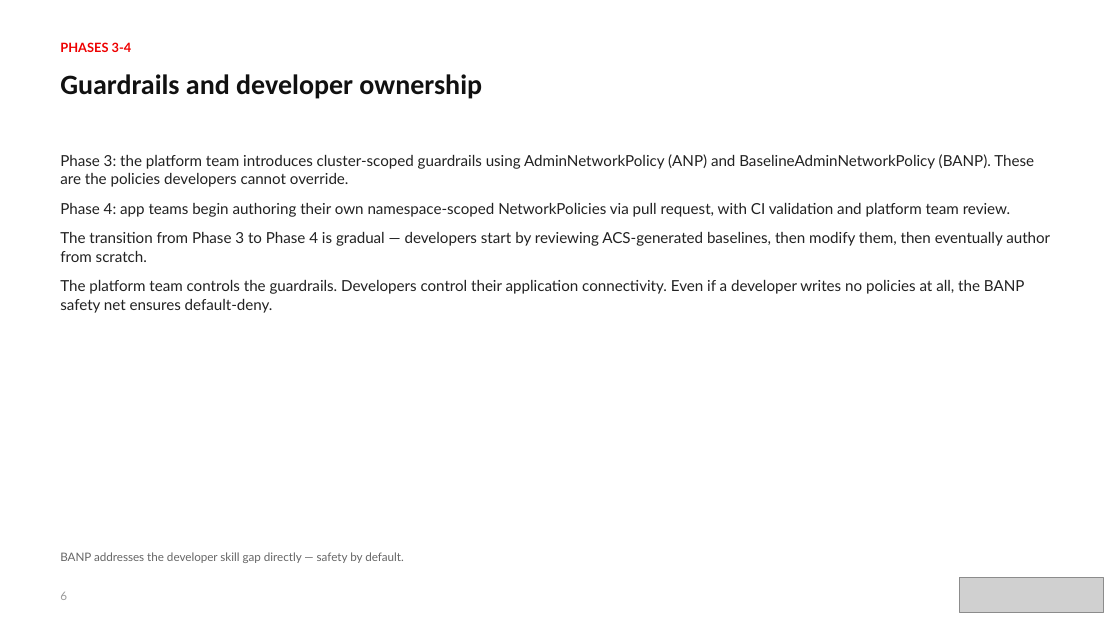
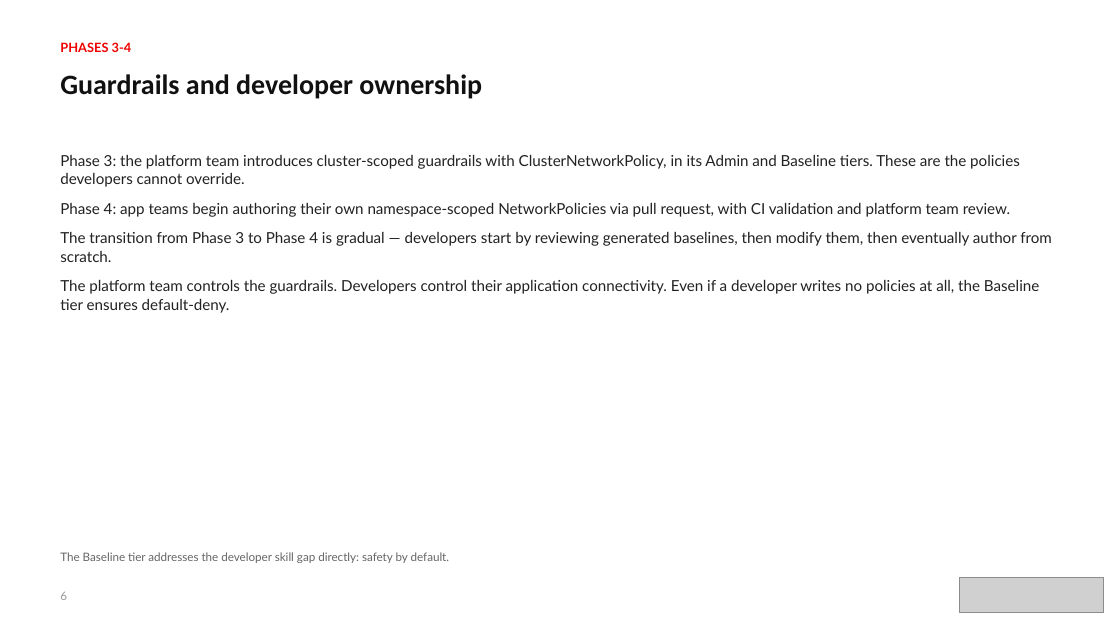
Before and after one commit to patterncatalyst/cloud-native-design-patterns, a slide deck: slide 6 of lgtm-presentation/Network-Policy-Process-Advisory.pptx. Drawn at 1120x630 pixels with LibreOffice and Linux fonts; fonts in the diff are those of the drawing; grey boxes stand for pictures. Boxes give left, top, right and bottom in pixels: in the first picture for what was removed or moved away, otherwise in the second. Text is boxed around its words. In the diff, an @@ line names an element or a change of style, - is before the commit and + after.

Commit message:
docs(deck): rework the network policy advisory to upstream Kubernetes and open source (S12)

```diff
--- a/lgtm-presentation/Network-Policy-Process-Advisory.pptx
+++ b/lgtm-presentation/Network-Policy-Process-Advisory.pptx
@@ text at (60,155,1020,187): text changed @@
-Phase 3: the platform team introduces cluster-scoped guardrails using AdminNetworkPolicy (ANP) and BaselineAdminNetworkPolicy (BANP). These are the policies developers cannot override.
+Phase 3: the platform team introduces cluster-scoped guardrails with ClusterNetworkPolicy, in its Admin and Baseline tiers. These are the policies developers cannot override.
@@ text at (60,232,1052,313): text changed @@
-The transition from Phase 3 to Phase 4 is gradual — developers start by reviewing ACS-generated baselines, then modify them, then eventually author from scratch.
-The platform team controls the guardrails. Developers control their application connectivity. Even if a developer writes no policies at all, the BANP safety net ensures default-deny.
+The transition from Phase 3 to Phase 4 is gradual — developers start by reviewing generated baselines, then modify them, then eventually author from scratch.
+The platform team controls the guardrails. Developers control their application connectivity. Even if a developer writes no policies at all, the Baseline tier ensures default-deny.
@@ text at (60,552,450,563): text changed @@
-BANP addresses the developer skill gap directly — safety by default.
+The Baseline tier addresses the developer skill gap directly: safety by default.
```
Also in this commit, not shown: 19 other slides changed, 6 other files.
